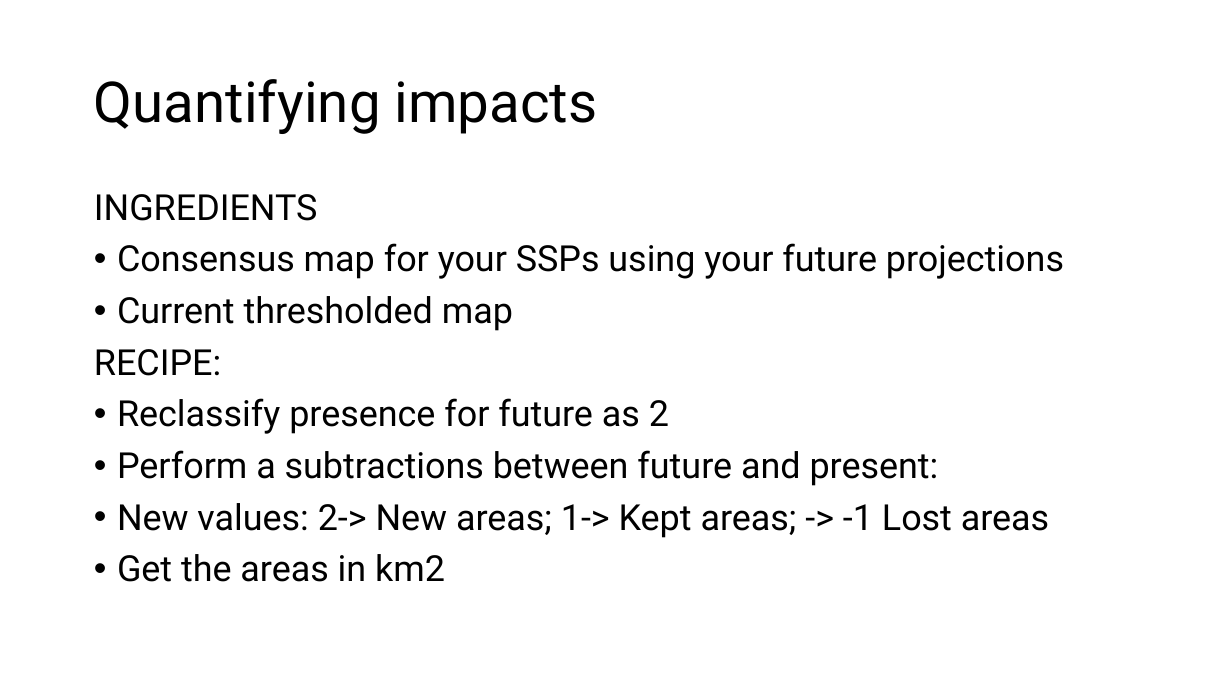
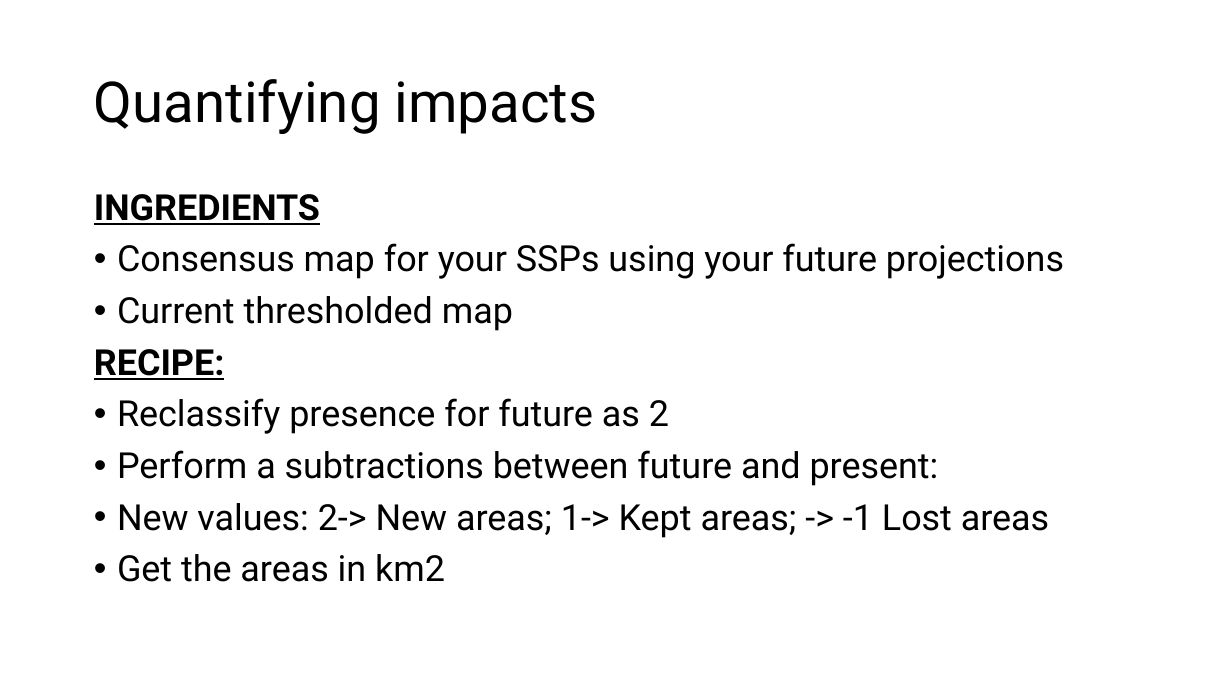
Before and after one commit to ccsosa/SDM_2026_2, a slide deck: slide 40 of 007_Climate_change/CLIMATE_CHANGE.pptx. Drawn at 1232x693 pixels with LibreOffice and Linux fonts; fonts in the diff are those of the drawing. Boxes give left, top, right and bottom in pixels: in the first picture for what was removed or moved away, otherwise in the second. Text is boxed around its words. In the diff, an @@ line names an element or a change of style, - is before the commit and + after.

```diff
--- a/007_Climate_change/CLIMATE_CHANGE.pptx
+++ b/007_Climate_change/CLIMATE_CHANGE.pptx
@@ text at (x1=94, y1=194, x2=320, y2=380): bold on, underline on in "INGREDIENTS", "RECIPE:" @@
```
Also in this commit, not shown: 6 other slides changed, 1 slide added.
